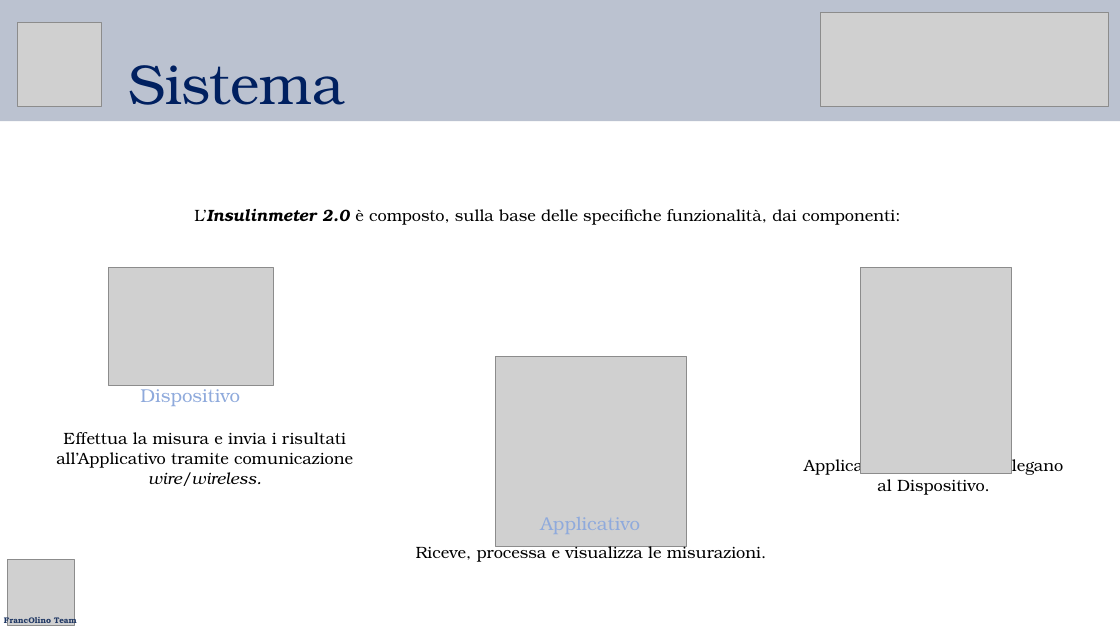
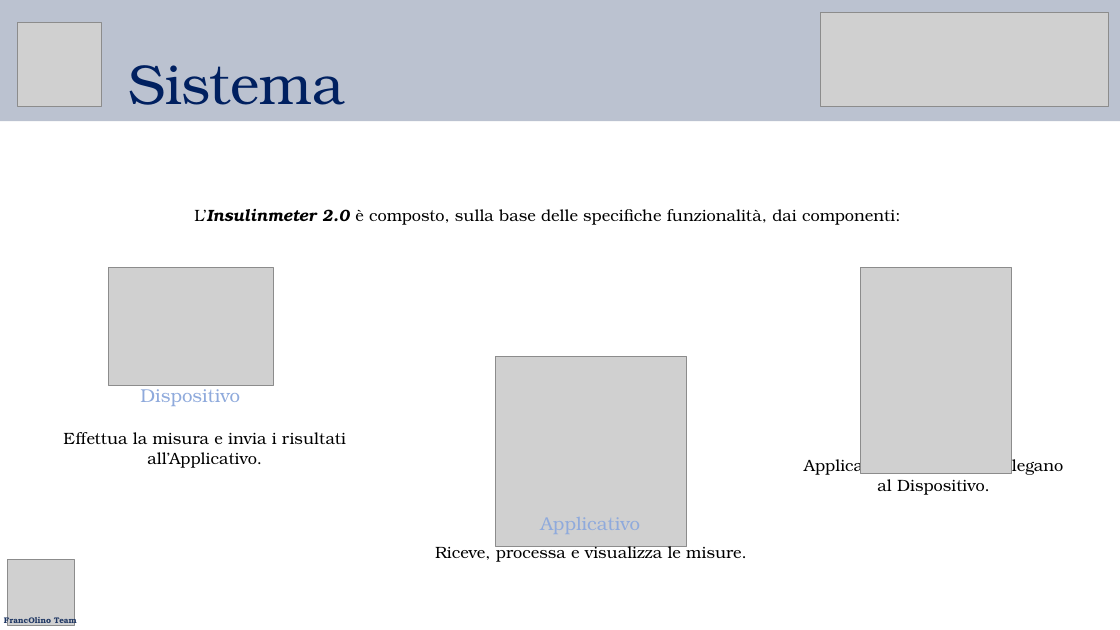
Before and after one commit to g0vann/IMSI_Project, a slide deck: slide 7 of Documentazione/Presentazione_animated.pptx. Drawn at 1120x630 pixels with LibreOffice and Linux fonts; fonts in the diff are those of the drawing; grey boxes stand for pictures. Boxes give left, top, right and bottom in pixels: in the first picture for what was removed or moved away, otherwise in the second. Text is boxed around its words. In the diff, an @@ line names an element or a change of style, - is before the commit and + after.

```diff
--- a/Documentazione/Presentazione_animated.pptx
+++ b/Documentazione/Presentazione_animated.pptx
@@ text at (x1=63, y1=432, x2=346, y2=468): text changed @@
-Effettua la misura e invia i risultati all’Applicativo tramite comunicazione wire/wireless.
+Effettua la misura e invia i risultati all’Applicativo.
@@ text at (x1=435, y1=543, x2=747, y2=562): text changed @@
-Riceve, processa e visualizza le misurazioni.
+Riceve, processa e visualizza le misure.
```
Also in this commit, not shown: 19 other slides changed, 1 slide added, 5 other files.
